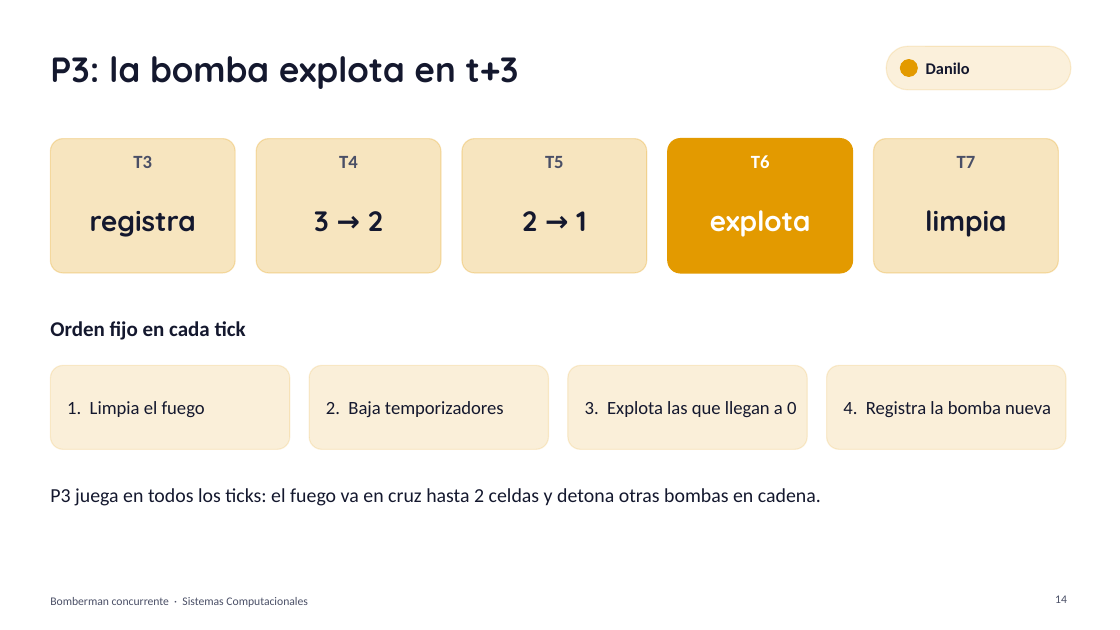
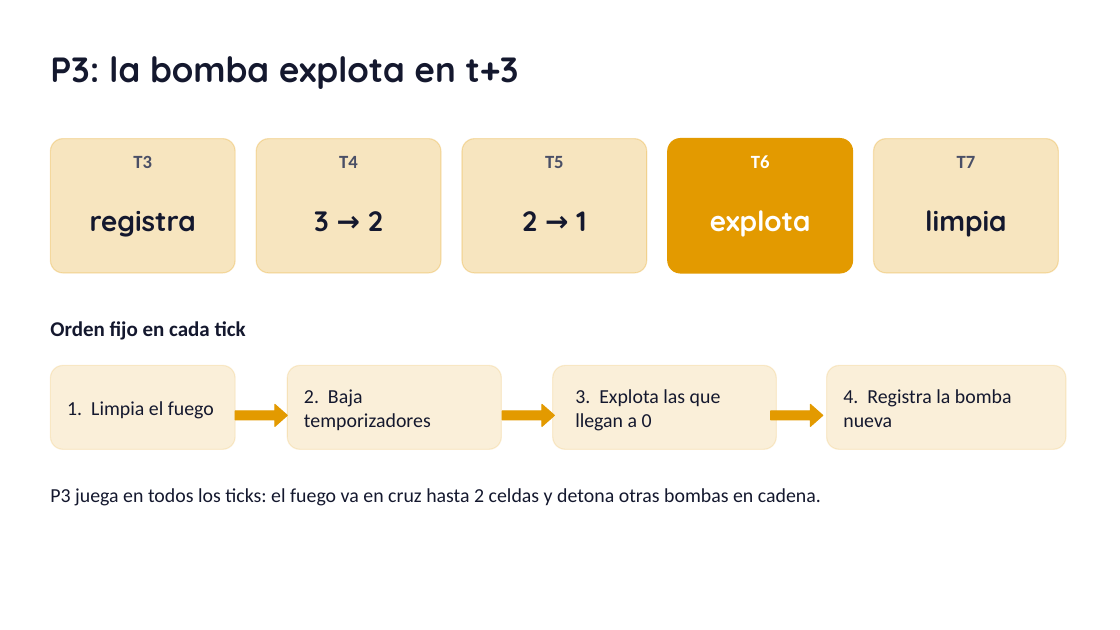
Before and after one commit to JoelxD12O/bomberman-concurrente, a slide deck: slide 13 of docs/presentacion/Bomberman_concurrente.pptx (slide 14 before the commit). Drawn at 1120x630 pixels with LibreOffice and Linux fonts; fonts in the diff are those of the drawing. Boxes give left, top, right and bottom in pixels: in the first picture for what was removed or moved away, otherwise in the second. Text is boxed around its words. In the diff, an @@ line names an element or a change of style, - is before the commit and + after.

```diff
--- a/docs/presentacion/Bomberman_concurrente.pptx
+++ b/docs/presentacion/Bomberman_concurrente.pptx
@@ rounded rectangle removed at bbox=[886, 46, 1071, 90] @@
@@ ellipse removed at bbox=[901, 60, 918, 76] @@
@@ text removed at bbox=[926, 62, 970, 74] @@
-Danilo
@@ rounded rectangle: place and size @@
-rounded rectangle at bbox=[50, 365, 290, 450]
+rounded rectangle at bbox=[50, 365, 235, 450]
@@ rounded rectangle: place and size @@
-rounded rectangle at bbox=[309, 365, 549, 450]
+rounded rectangle at bbox=[287, 365, 502, 450]
@@ size 16 to 17 pt in 4 elements at bbox=[67, 401, 214, 419], bbox=[843, 389, 1012, 427], bbox=[575, 389, 721, 431], bbox=[304, 389, 431, 431] @@
@@ text "2. Baja temporizadores": place and size @@
-text "2. Baja temporizadores" at bbox=[326, 401, 504, 417]
+text "2. Baja temporizadores" at bbox=[304, 389, 431, 431]
@@ rounded rectangle: place and size @@
-rounded rectangle at bbox=[568, 365, 807, 450]
+rounded rectangle at bbox=[553, 365, 776, 450]
@@ text "3. Explota las que llegan ...": place and size @@
-text "3. Explota las que llegan ..." at bbox=[585, 401, 796, 417]
+text "3. Explota las que llegan ..." at bbox=[575, 389, 721, 431]
@@ right arrow added at bbox=[235, 404, 287, 426], fill #E39A00, outline #E39A00 1 pt @@
@@ right arrow added at bbox=[502, 404, 555, 426], fill #E39A00, outline #E39A00 1 pt @@
@@ right arrow added at bbox=[771, 404, 823, 426], fill #E39A00, outline #E39A00 1 pt @@
@@ text removed at bbox=[50, 597, 308, 607] @@
-Bomberman concurrente · Sistemas Computacionales
@@ page number removed at bbox=[1055, 595, 1067, 603] @@
-14
```
Also in this commit, not shown: 15 other slides changed, 9 slides added, 3 slides removed, 1 other file.
